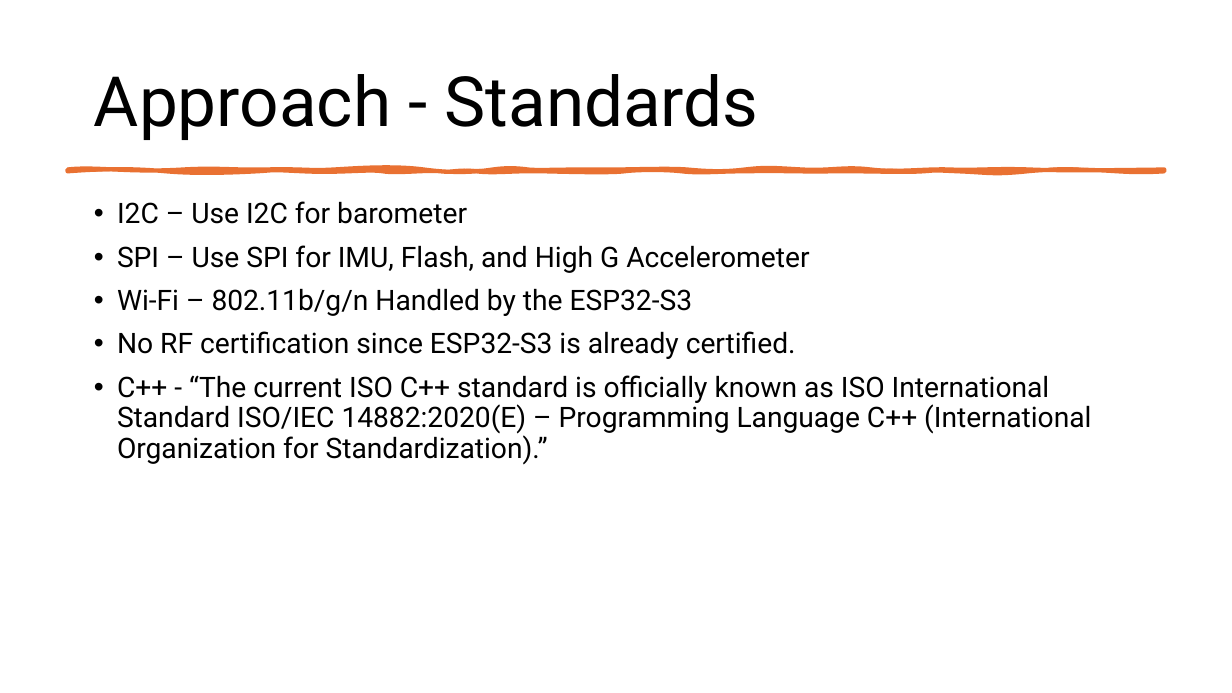
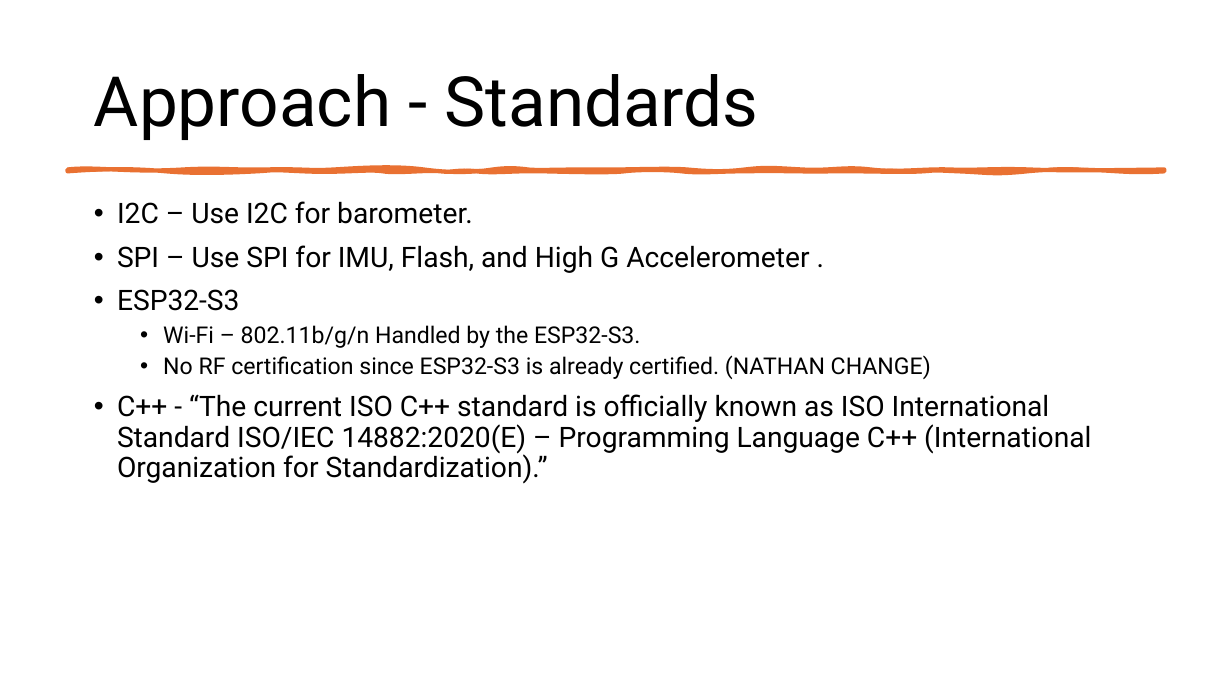
Before and after one commit to Tannyr-Singleterry/ECE590_SeniorDesign, a slide deck: slide 13 of Documents/FInal Presentation/Final_Presentation.pptx. Drawn at 1232x693 pixels with LibreOffice and Linux fonts; fonts in the diff are those of the drawing. Boxes give left, top, right and bottom in pixels: in the first picture for what was removed or moved away, otherwise in the second. Text is boxed around its words. In the diff, an @@ line names an element or a change of style, - is before the commit and + after.

```diff
--- a/Documents/FInal Presentation/Final_Presentation.pptx
+++ b/Documents/FInal Presentation/Final_Presentation.pptx
@@ text at [117, 201, 931, 379]: text changed; size 22 to 18 pt @@
-• I2C – Use I2C for barometer
-• SPI – Use SPI for IMU, Flash, and High G Accelerometer
-• Wi-Fi – 802.11b/g/n Handled by the ESP32-S3
-• No RF certification since ESP32-S3 is already certified.
+• I2C – Use I2C for barometer.
+• SPI – Use SPI for IMU, Flash, and High G Accelerometer .
+• ESP32-S3
+  • Wi-Fi – 802.11b/g/n Handled by the ESP32-S3.
+  • No RF certification since ESP32-S3 is already certified. (NATHAN CHANGE)
```
Also in this commit, not shown: 2 other slides changed, 1 slide removed.
